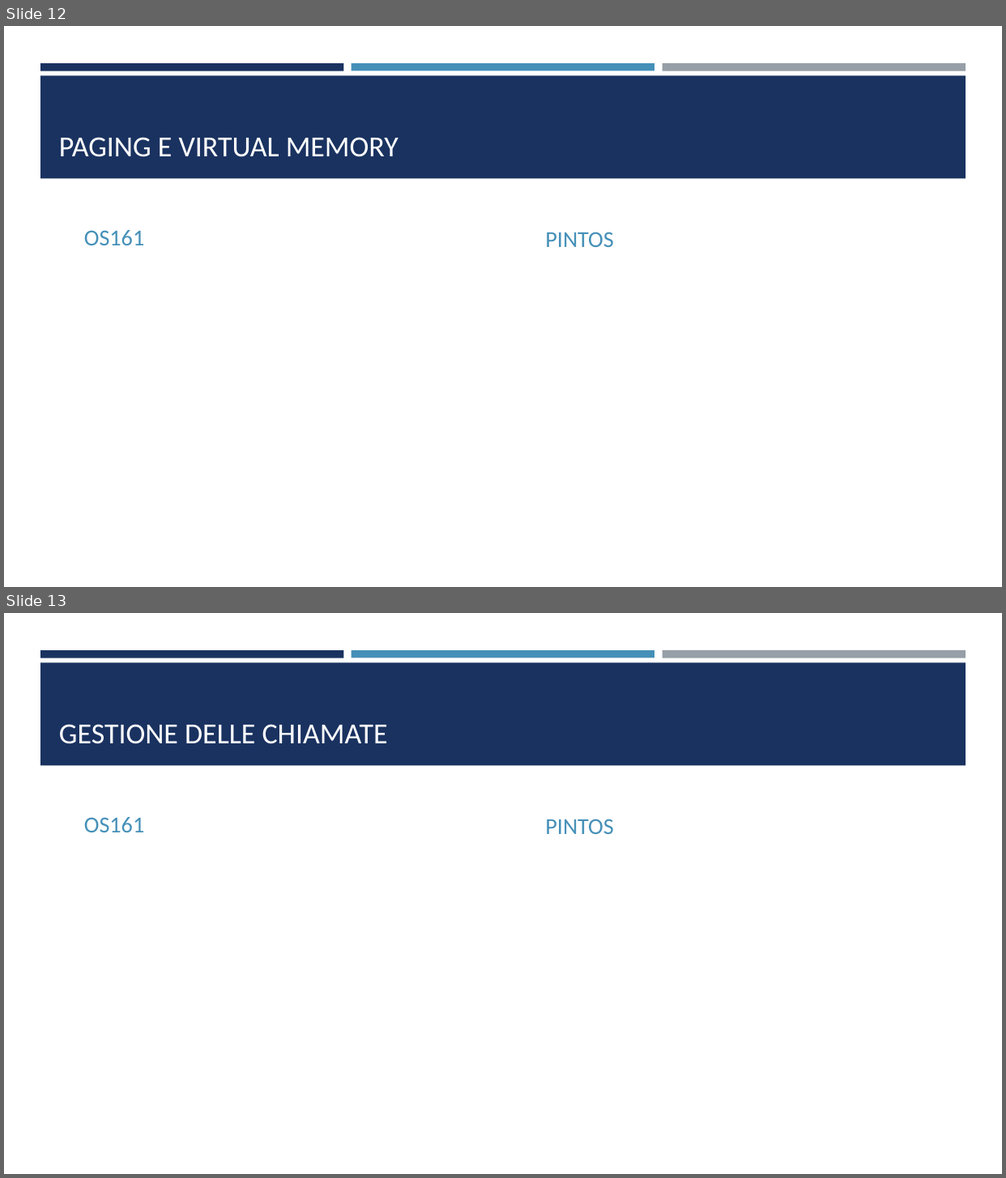
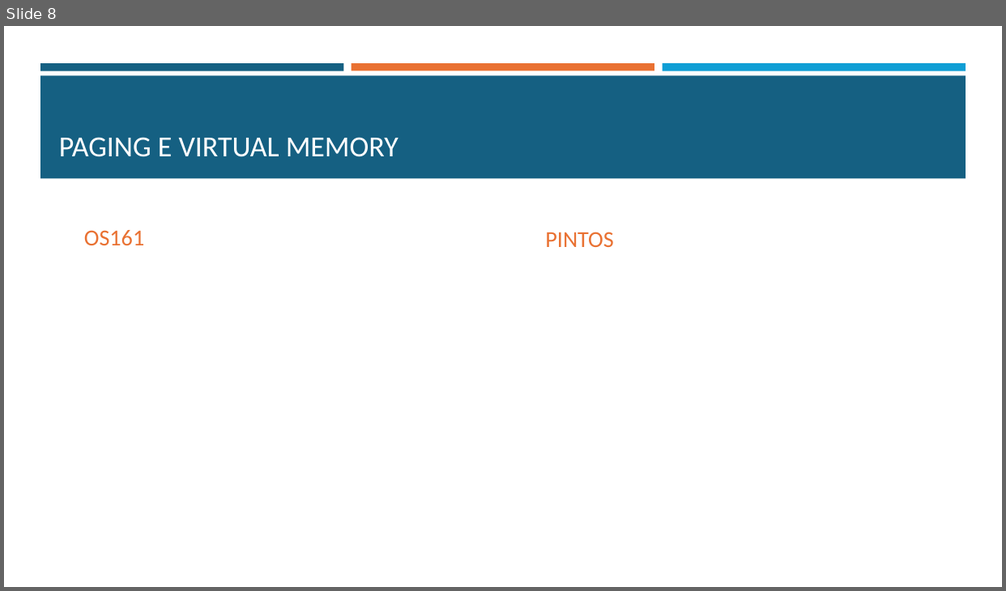
Before and after one commit to fraancyM/PintOS, a slide deck: Progetto_SO.pptx. Shown one above the other, each under a label of ours: slides 12 and 13 before the commit, slide 8 after it. The pictures are 1006x1178 and 1006x591 pixels, drawn with LibreOffice and Linux fonts; fonts in the diff are those of the drawing. Boxes give left, top, right and bottom in pixels: in the first picture for what was removed or moved away, otherwise in the second. Text is boxed around its words. In the diff, an @@ line names an element or a change of style, - is before the commit and + after.

```diff
--- a/Progetto_SO.pptx
+++ b/Progetto_SO.pptx
@@ slide 13 removed at box(4, 613, 1002, 1174), background #FFFFFF; not listed: 4 template elements that a slide beside it also shows @@
@@ title removed at box(59, 724, 388, 744) @@
-GESTIONE DELLE CHIAMATE
@@ text removed at box(84, 817, 144, 833) @@
-OS161
@@ text removed at box(545, 819, 613, 834) @@
-PINTOS
@@ what was slide 12 is now slide 8 @@
@@ slide 8 changed as well @@
@@ rectangle at box(40, 63, 344, 71): fill #1A3260 to #156082 @@
@@ rectangle at box(351, 63, 654, 71): fill #4590B8 to #E97132 @@
@@ rectangle at box(662, 63, 965, 71): fill #969FA7 to #0F9ED5 @@
@@ rectangle at box(40, 75, 966, 179): fill #1A3260 to #156082 @@
@@ text "OS161" at box(84, 230, 144, 246): text colour #4590B8 to #E97132 @@
@@ text "PINTOS" at box(545, 232, 613, 247): text colour #4590B8 to #E97132 @@
```
Also in this commit, not shown: 6 other slides changed, 2 slides added, 9 other slides removed.
